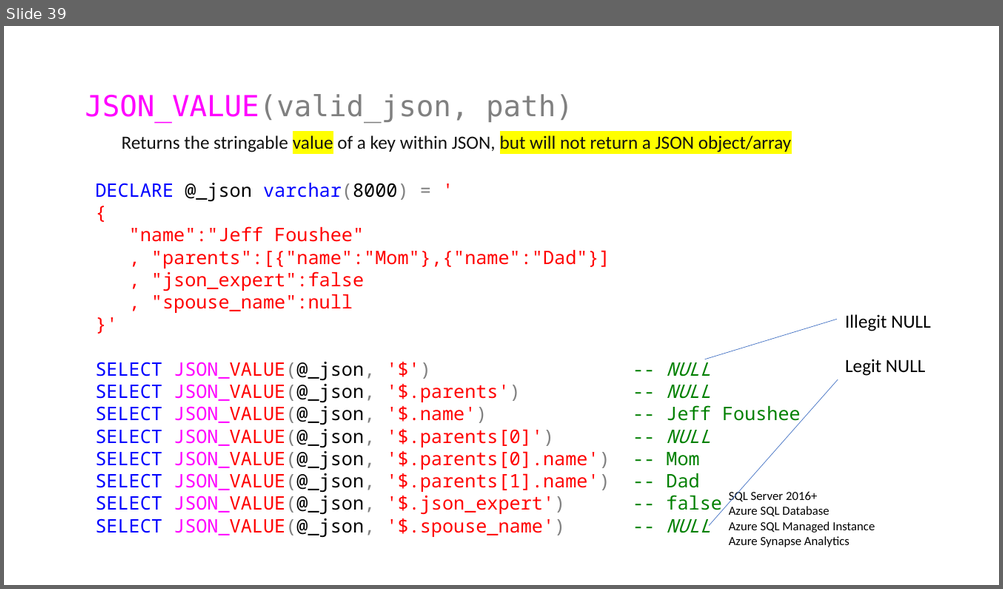
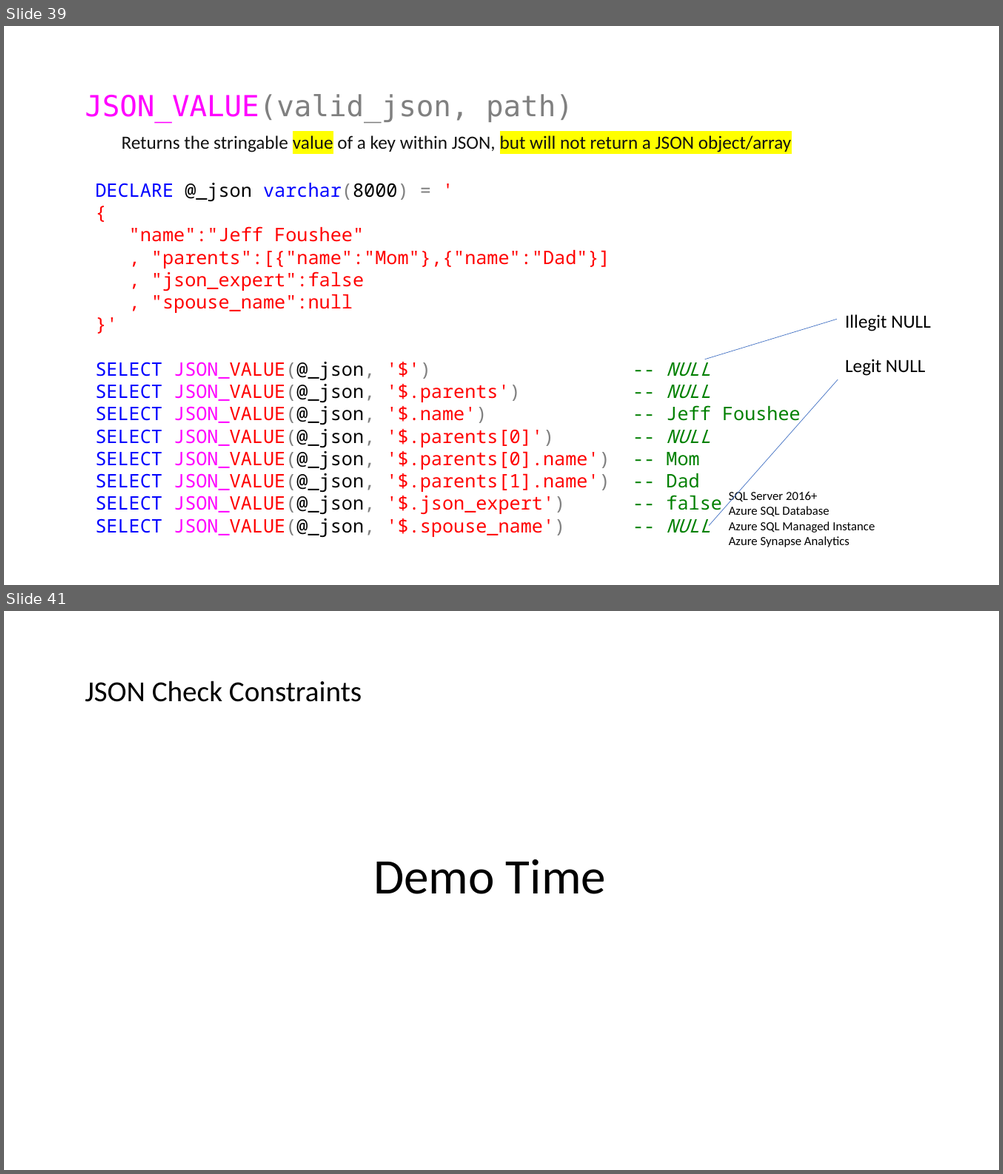
Before and after one commit to jbfoushee/MyPresentations, a slide deck: TSQL_JSON_Operators/TSQL_JSON_Operators.pptx. Shown one above the other, each under a label of ours: slide 39 before the commit, slides 39 and 41 after it; the slides between them are not shown. The pictures are 1003x589 and 1003x1174 pixels, drawn with LibreOffice and Linux fonts; fonts in the diff are those of the drawing. Boxes give left, top, right and bottom in pixels: in the first picture for what was removed or moved away, otherwise in the second. Text is boxed around its words. In the diff, an @@ line names an element or a change of style, - is before the commit and + after.

```diff
--- a/TSQL_JSON_Operators/TSQL_JSON_Operators.pptx
+++ b/TSQL_JSON_Operators/TSQL_JSON_Operators.pptx
@@ slide 41 added at bbox=[4, 611, 999, 1170], background #FFFFFF @@
@@ text added at bbox=[85, 681, 361, 702], 28 pt, text #000000 @@
+JSON Check Constraints
@@ text added at bbox=[373, 859, 606, 894], 48 pt, text #000000 @@
+Demo Time
```
Also in this commit, not shown: 6 slides changed, 2 other files.
